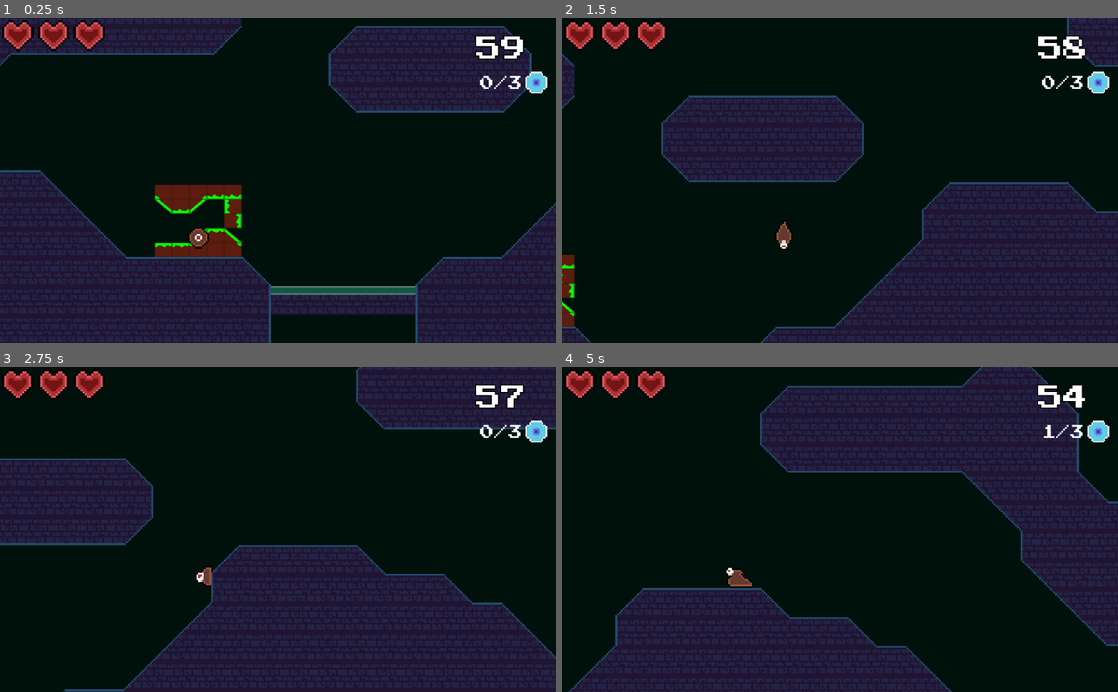
Above: before the commit, frames 1-4 (two rows, left to right).
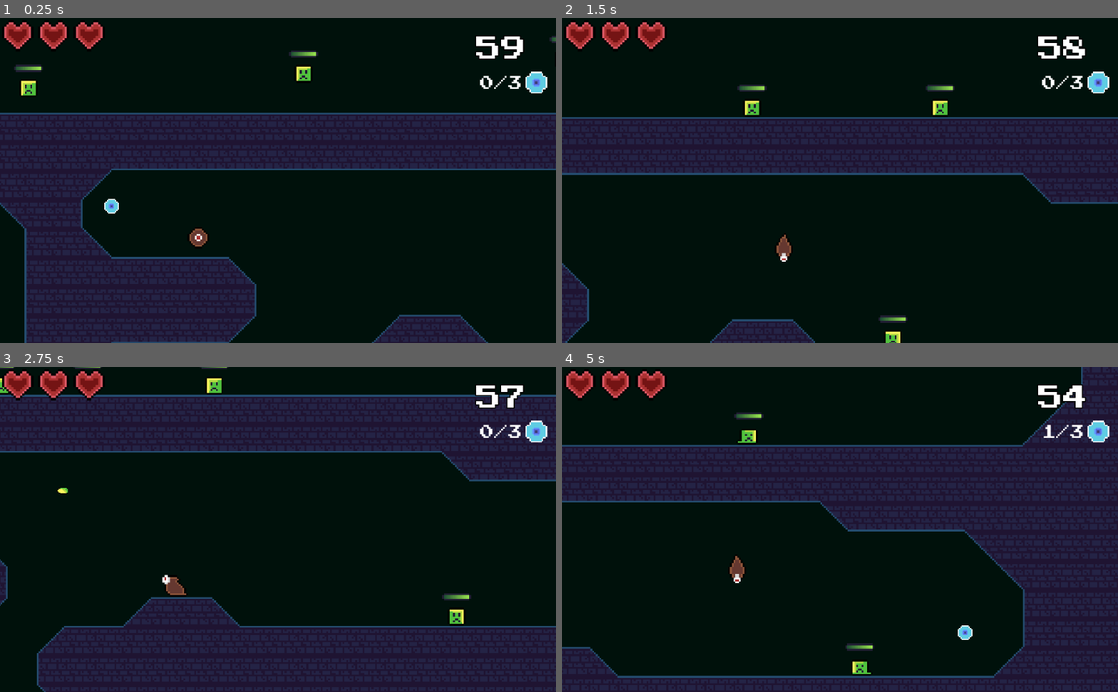
Above: after the commit, the same moments.

Repository: Shoter99/GameJamFirst
Game: Godot game, scene res://levels/Level2.tscn
The game is run twice, just before and just after one commit, with the same random seed, the same clock (stepped at 60 frames per second) and the same inputs. This scene is started directly instead of the project's main scene.
Inputs (mouse positions are in pixels of both pictures, inside the frame that each line leads up to):
- Up to frame 1 (0.25 s): no input
- Up to frame 2 (1.5 s): move the mouse to (962, 164) at 0.52 s; hold Shift (Slide) 0.53-1.28 s; hold Right (move_right) from 0.53 s (still down); tap Space (jump) at 0.77 s; move the mouse to (728, 196) at 1.27 s; click (728, 196) at 1.35 s
- Up to frame 3 (2.75 s): tap Space (jump) at 1.52 s; move the mouse to (333, 458) at 2.02 s; release Right (move_right) at 2.03 s; hold Left (move_left) from 2.03 s (still down); tap F (fire) at 2.1 s
- Up to frame 4 (5 s): move the mouse to (812, 594) at 2.77 s; release Left (move_left) at 2.78 s; hold Right (move_right) 2.78-4.28 s; right-click (812, 594) at 2.85 s; tap Space (jump) at 3.02, 3.77, 4.52 s; move the mouse to (1006, 578) at 3.52 s; tap Down (release) at 3.6 s; move the mouse to (673, 480) at 4.27 s; hold Left (move_left) from 4.28 s (still down); tap Shift (Slide) at 4.35 s

The runs differ from the first frame. In frame 1, 46% of the frame differs, in the area x 0-100%, y 0-100%; in frame 2, 39%; in frame 3, 42%; in frame 4, 45%.

Commit message:
removed addtitional enemies

Diff:
--- a/levels/Level2.tscn
+++ b/levels/Level2.tscn
@@ -23,7 +23,7 @@
 position = Vector2( 472, 544 )
 
 [node name="Player" parent="." groups=["Player"] instance=ExtResource( 3 )]
-position = Vector2( 472, 520 )
+position = Vector2( 608, 168 )
 jumpSpeed = -200
 
 [node name="Camera2D" parent="Player" instance=ExtResource( 2 )]
@@ -86,12 +86,6 @@
 
 [node name="left right enemies" type="Node2D" parent="."]
 
-[node name="Node2D13" parent="left right enemies" instance=ExtResource( 6 )]
-position = Vector2( 696, 232 )
-
-[node name="Node2D12" parent="left right enemies" instance=ExtResource( 6 )]
-position = Vector2( 736, 208 )
-
 [node name="Node2D" parent="left right enemies" instance=ExtResource( 6 )]
 position = Vector2( 840, 216 )
 
